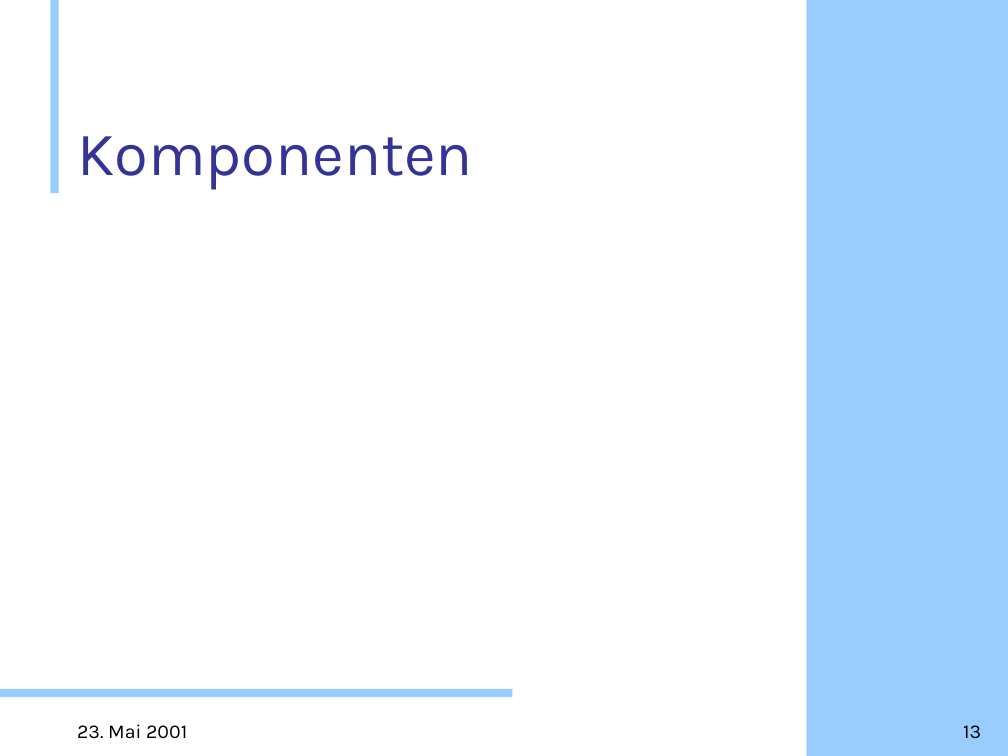
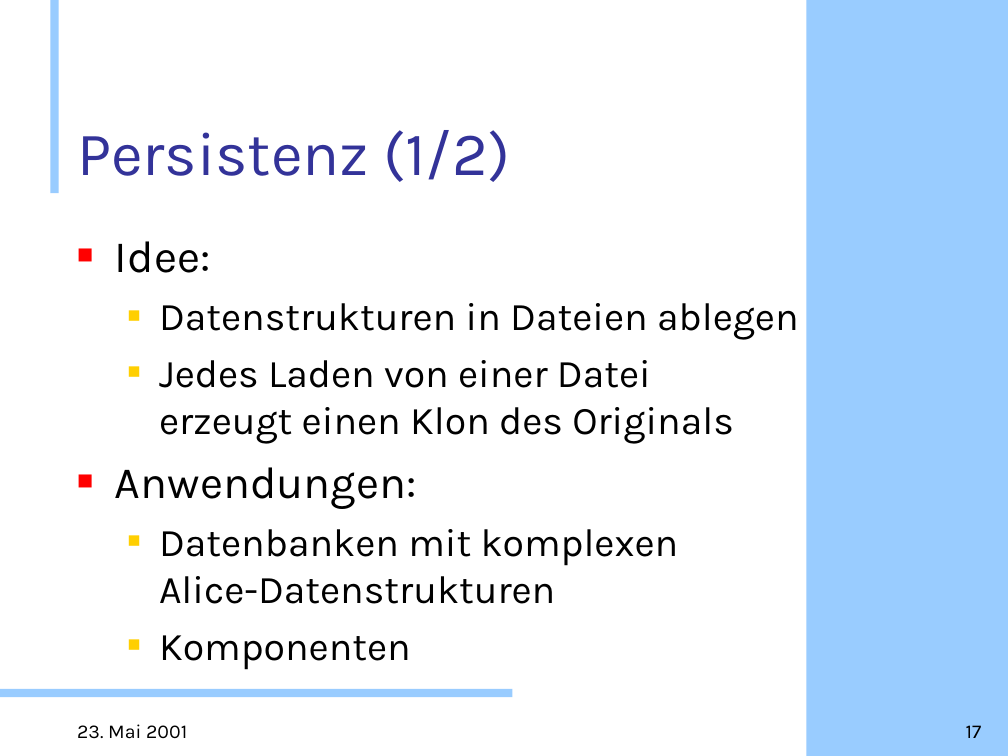
Before and after one commit to doublec/aliceml-abandoned, a slide deck: slide 17 of doc/presentations/Web-Projekt.ppt (slide 13 before the commit). Drawn at 1008x756 pixels with LibreOffice and Linux fonts; fonts in the diff are those of the drawing; background and template pictures are left out. Boxes give left, top, right and bottom in pixels: in the first picture for what was removed or moved away, otherwise in the second. Text is boxed around its words. In the diff, an @@ line names an element or a change of style, - is before the commit and + after.

```diff
--- a/doc/presentations/Web-Projekt.ppt
+++ b/doc/presentations/Web-Projekt.ppt
@@ title at box(77, 130, 510, 182): text changed @@
-Komponenten
+Persistenz (1/2)
@@ text added at box(115, 241, 799, 670), 28 pt, text #000000 @@
+■ Idee:
+  ■ Datenstrukturen in Dateien ablegen
+  ■ Jedes Laden von einer Datei
+    erzeugt einen Klon des Originals
+■ Anwendungen:
+  ■ Datenbanken mit komplexen
+    Alice-Datenstrukturen
+  ■ Komponenten
@@ page number at box(966, 725, 982, 738): text changed @@
-13
+17
```
Also in this commit, not shown: 3 other slides changed, 2 slides added.
